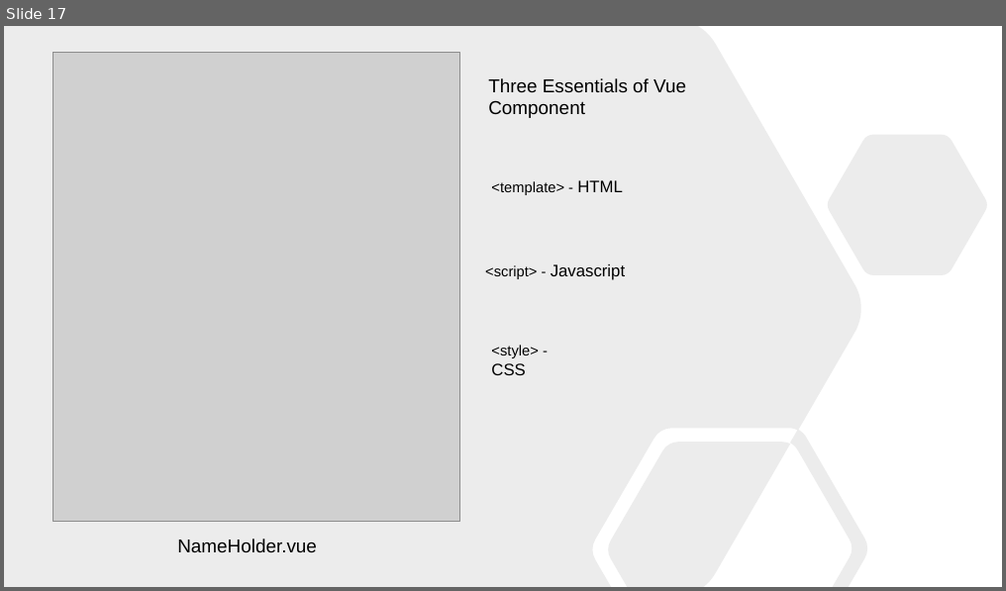
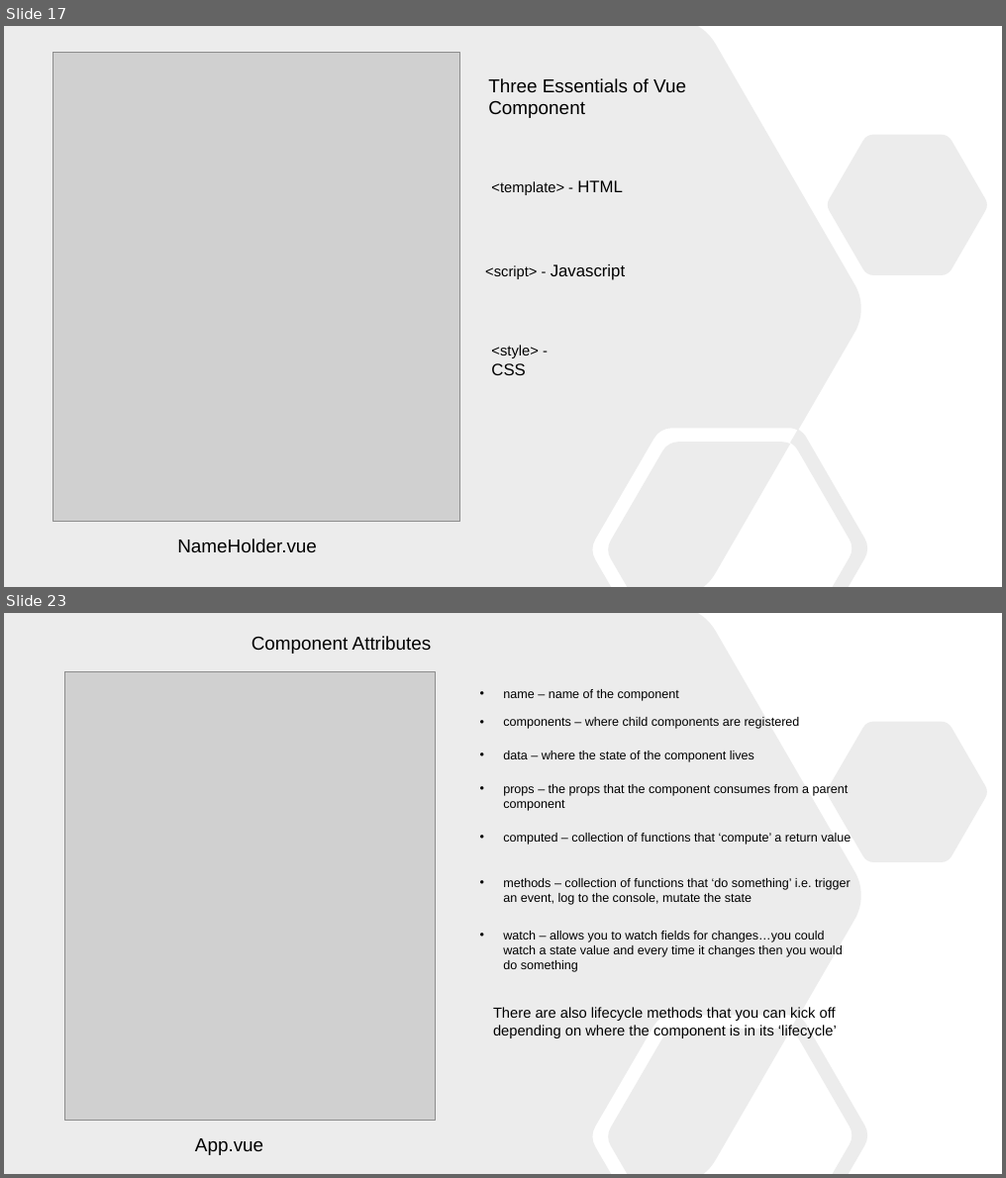
Before and after one commit to wjdingman1/vue-demo, a slide deck: Presentation.pptx. Shown one above the other, each under a label of ours: slide 17 before the commit, slides 17 and 23 after it; the slides between them are not shown. The pictures are 1006x591 and 1006x1178 pixels, drawn with LibreOffice and Linux fonts; fonts in the diff are those of the drawing; grey boxes stand for pictures. Boxes give left, top, right and bottom in pixels: in the first picture for what was removed or moved away, otherwise in the second. Text is boxed around its words. In the diff, an @@ line names an element or a change of style, - is before the commit and + after.

Commit message:
Added additional slides on directives and component lifecycle

```diff
--- a/Presentation.pptx
+++ b/Presentation.pptx
@@ slide 23 added at [4,613,1002,1174], background #FFFFFF @@
@@ freeform shape added at [4,613,987,1174], fill #808080 at 15% opacity @@
@@ text added at [252,636,432,654], 18 pt, text #000000 @@
+Component Attributes
@@ picture added at [65,672,436,1121] @@
@@ text added at [503,689,679,701], 12 pt, text #000000 @@
+• name – name of the component
@@ text added at [503,717,800,729], 12 pt, text #000000 @@
+• components – where child components are registered
@@ text added at [503,751,754,762], 12 pt, text #000000 @@
+• data – where the state of the component lives
@@ text added at [503,784,848,811], 12 pt, text #000000 @@
+• props – the props that the component consumes from a parent component
@@ text added at [503,833,850,845], 12 pt, text #000000 @@
+• computed – collection of functions that ‘compute’ a return value
@@ text added at [503,878,850,905], 12 pt, text #000000 @@
+• methods – collection of functions that ‘do something’ i.e. trigger an event, log to the console, mutate the state
@@ text added at [503,931,843,972], 12 pt, text #000000 @@
+• watch – allows you to watch fields for changes…you could watch a state value and every time it changes then you would do something
@@ text added at [493,1007,837,1039], 14 pt, text #000000 @@
+There are also lifecycle methods that you can kick off depending on where the component is in its ‘lifecycle’
@@ text added at [195,1139,263,1156], 18 pt, text #000000 @@
+App.vue
```
Also in this commit, not shown: 1 slide changed, 6 other slides added.
